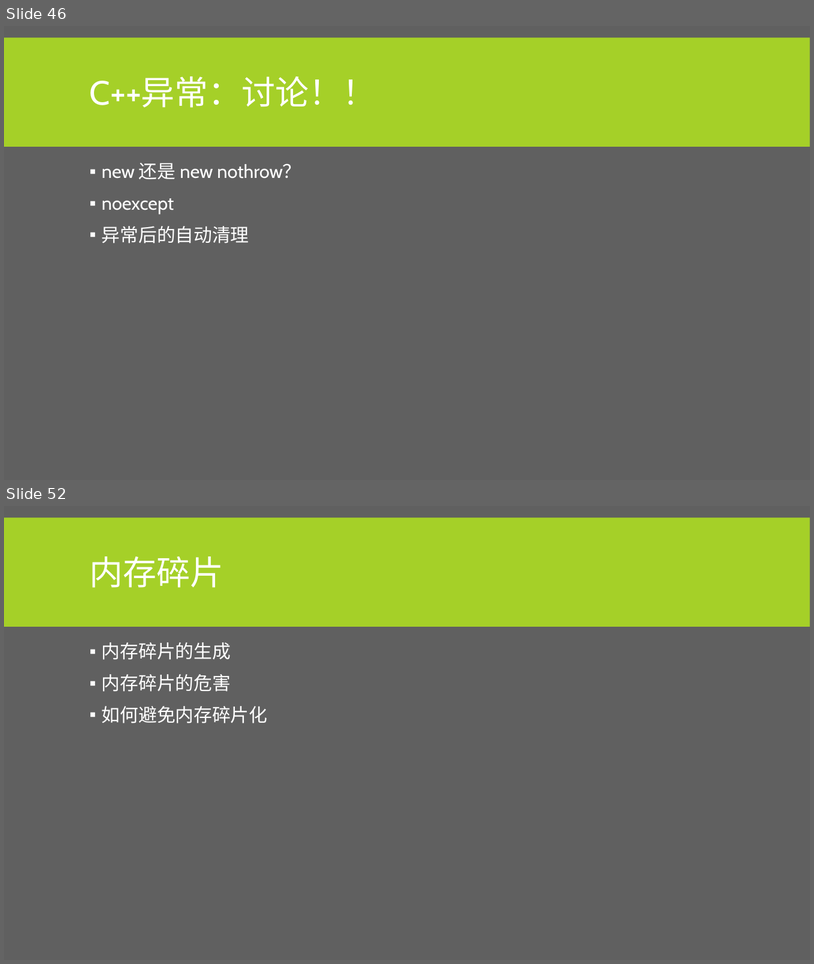
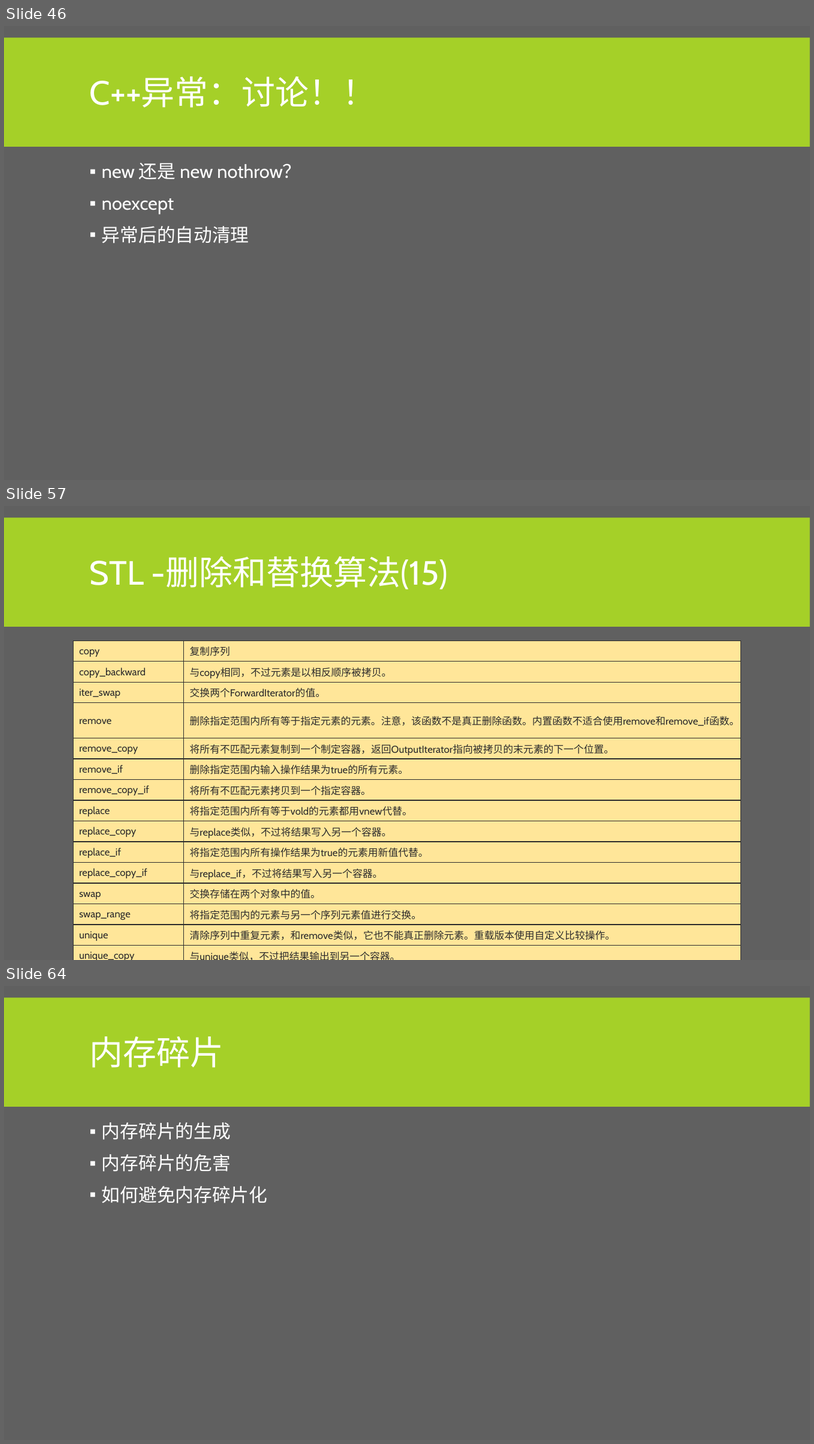
Before and after one commit to albertclass/Lessons, a slide deck: advance c++/courseware.pptx. Shown one above the other, each under a label of ours: slides 46 and 52 before the commit, slides 46, 57 and 64 after it; the slides between them are not shown. The pictures are 814x964 and 814x1444 pixels, drawn with LibreOffice and Linux fonts; fonts in the diff are those of the drawing. Boxes give left, top, right and bottom in pixels: in the first picture for what was removed or moved away, otherwise in the second. Text is boxed around its words. In the diff, an @@ line names an element or a change of style, - is before the commit and + after.

```diff
--- a/advance c++/courseware.pptx
+++ b/advance c++/courseware.pptx
@@ slide 57 added at box(4, 506, 810, 960), background #606060; not listed: 1 template element that a slide beside it also shows @@
@@ title added at box(90, 556, 449, 589), 40 pt, text #FFFFFF @@
+STL -删除和替换算法(15)
@@ table added at box(73, 640, 741, 960), 15 rows, 2 columns @@
+copy | 复制序列
+copy_backward | 与copy相同，不过元素是以相反顺序被拷贝。
+iter_swap | 交换两个ForwardIterator的值。
+remove | 删除指定范围内所有等于指定元素的元素。注意，该函数不是真正删除函数。内置函数不适合使用remove和remove_if函数。
+remove_copy | 将所有不匹配元素复制到一个制定容器，返回OutputIterator指向被拷贝的末元素的下一个位置。
+remove_if | 删除指定范围内输入操作结果为true的所有元素。
+remove_copy_if | 将所有不匹配元素拷贝到一个指定容器。
+replace | 将指定范围内所有等于vold的元素都用vnew代替。
+replace_copy | 与replace类似，不过将结果写入另一个容器。
+replace_if | 将指定范围内所有操作结果为true的元素用新值代替。
+replace_copy_if | 与replace_if，不过将结果写入另一个容器。
+swap | 交换存储在两个对象中的值。
+swap_range | 将指定范围内的元素与另一个序列元素值进行交换。
+unique | 清除序列中重复元素，和remove类似，它也不能真正删除元素。重载版本使用自定义比较操作。
+unique_copy | 与unique类似，不过把结果输出到另一个容器。
@@ what was slide 52 is now slide 64 @@
```
Also in this commit, not shown: 5 slides changed, 11 other slides added, 2 other files.
